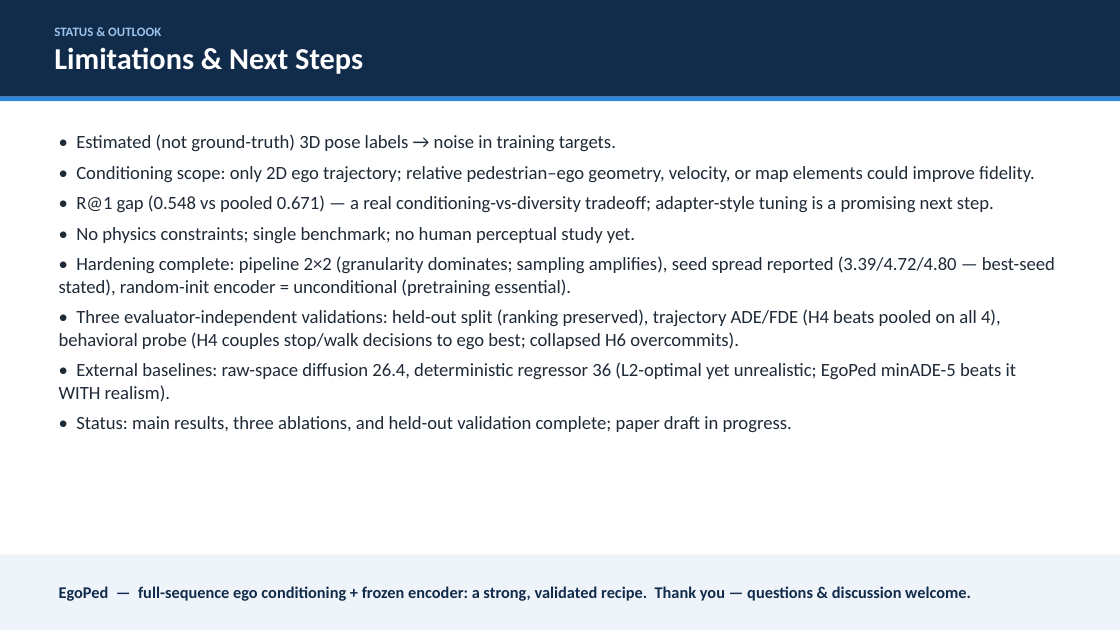
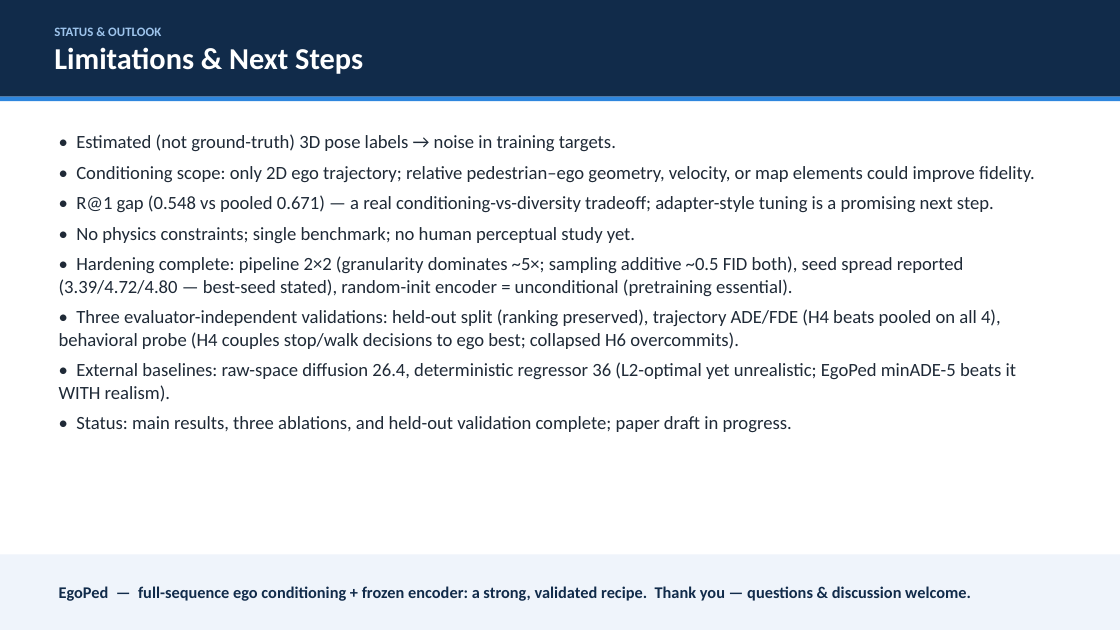
Before and after one commit to ers1804/motion-latent-diffusion, a slide deck: slide 14 of research/to_human/EgoPed_professor_deck.pptx. Drawn at 1120x630 pixels with LibreOffice and Linux fonts; fonts in the diff are those of the drawing. Boxes give left, top, right and bottom in pixels: in the first picture for what was removed or moved away, otherwise in the second. Text is boxed around its words. In the diff, an @@ line names an element or a change of style, - is before the commit and + after.

Commit message:
research(results): 2x2 COMPLETE — H2-nopipe definitive 6.214±0.105; gains additive; arc closed
All four cells definitive. Granularity dominates (~2.7-2.8 both columns, ~5x
the pipeline effect); pipeline gains additive and similar for both archs
(-0.59/-0.51) — corrected the earlier 'barely moves pooled' claim (was based
on training-time val). Paper tab:pipeline2x2 finalized (asterisk dropped),
deck updated, compiles clean. Agent-side review items all closed.

```diff
--- a/research/to_human/EgoPed_professor_deck.pptx
+++ b/research/to_human/EgoPed_professor_deck.pptx
@@ text at <box>59,256,964,296</box>: text changed @@
-• Hardening complete: pipeline 2×2 (granularity dominates; sampling amplifies), seed spread reported (3.39/4.72/4.80 — best-seed stated), random-init encoder = unconditional (pretraining essential).
+• Hardening complete: pipeline 2×2 (granularity dominates ~5×; sampling additive ~0.5 FID both), seed spread reported (3.39/4.72/4.80 — best-seed stated), random-init encoder = unconditional (pretraining essential).
```
Also in this commit, not shown: 1 other slide changed, 4 other files.
